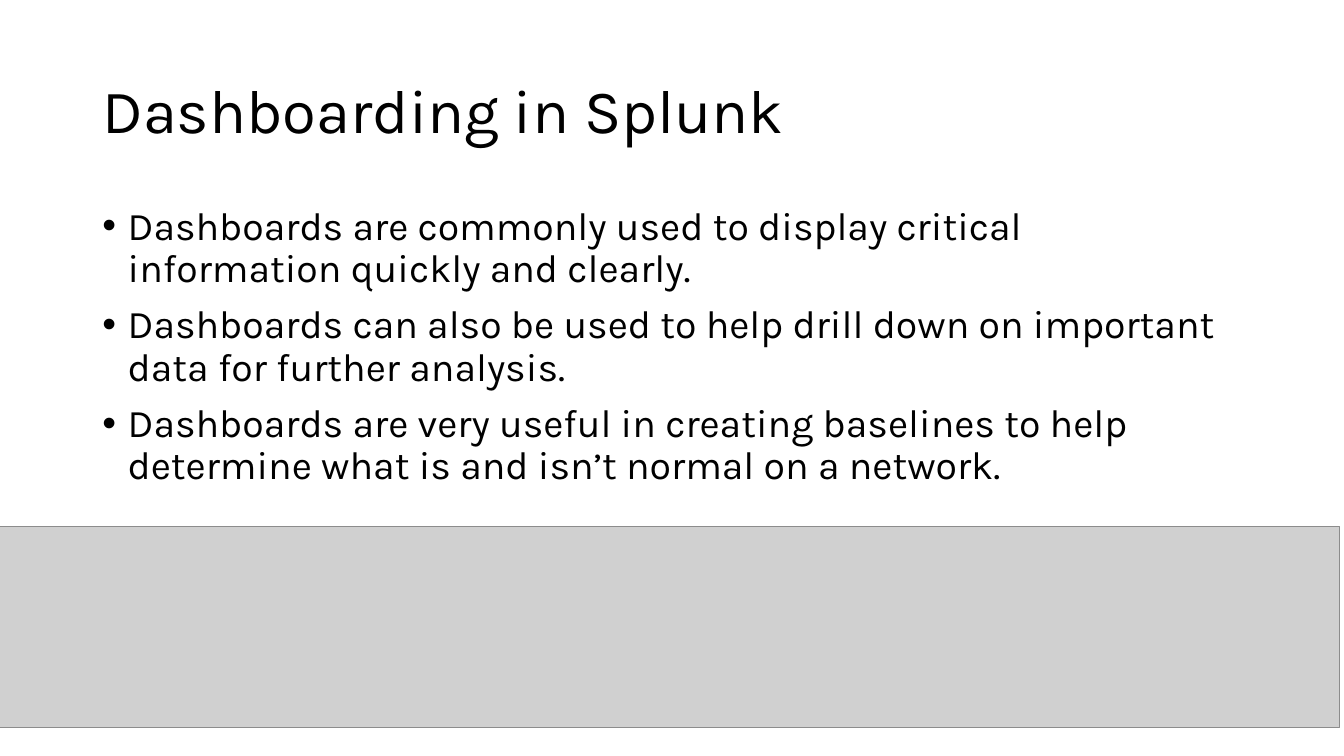
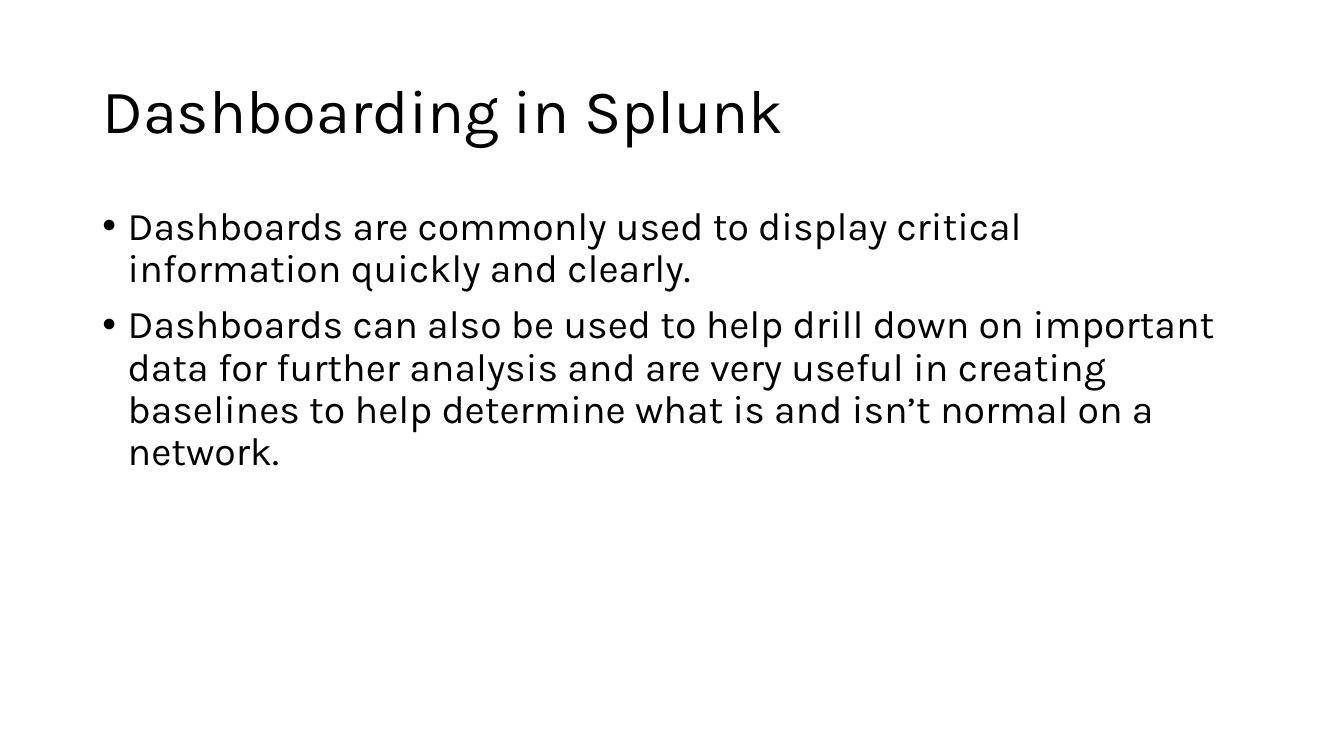
Before and after one commit to G1useppe/65sch00l, a slide deck: slide 12 of host/Splunk/Training Cell - Conversion course - Splunk.pptx (slide 19 before the commit). Drawn at 1344x756 pixels with LibreOffice and Linux fonts; fonts in the diff are those of the drawing; grey boxes stand for pictures. Boxes give left, top, right and bottom in pixels: in the first picture for what was removed or moved away, otherwise in the second. Text is boxed around its words. In the diff, an @@ line names an element or a change of style, - is before the commit and + after.

```diff
--- a/host/Splunk/Training Cell - Conversion course - Splunk.pptx
+++ b/host/Splunk/Training Cell - Conversion course - Splunk.pptx
@@ text at (128,311,1214,466): text changed @@
-• Dashboards can also be used to help drill down on important data for further analysis.
-• Dashboards are very useful in creating baselines to help determine what is and isn’t normal on a network.
+• Dashboards can also be used to help drill down on important data for further analysis and are very useful in creating baselines to help determine what is and isn’t normal on a network.
@@ picture removed at (0,526,1340,727) @@
```
Also in this commit, not shown: 8 other slides changed, 9 slides removed, 2 other files.
